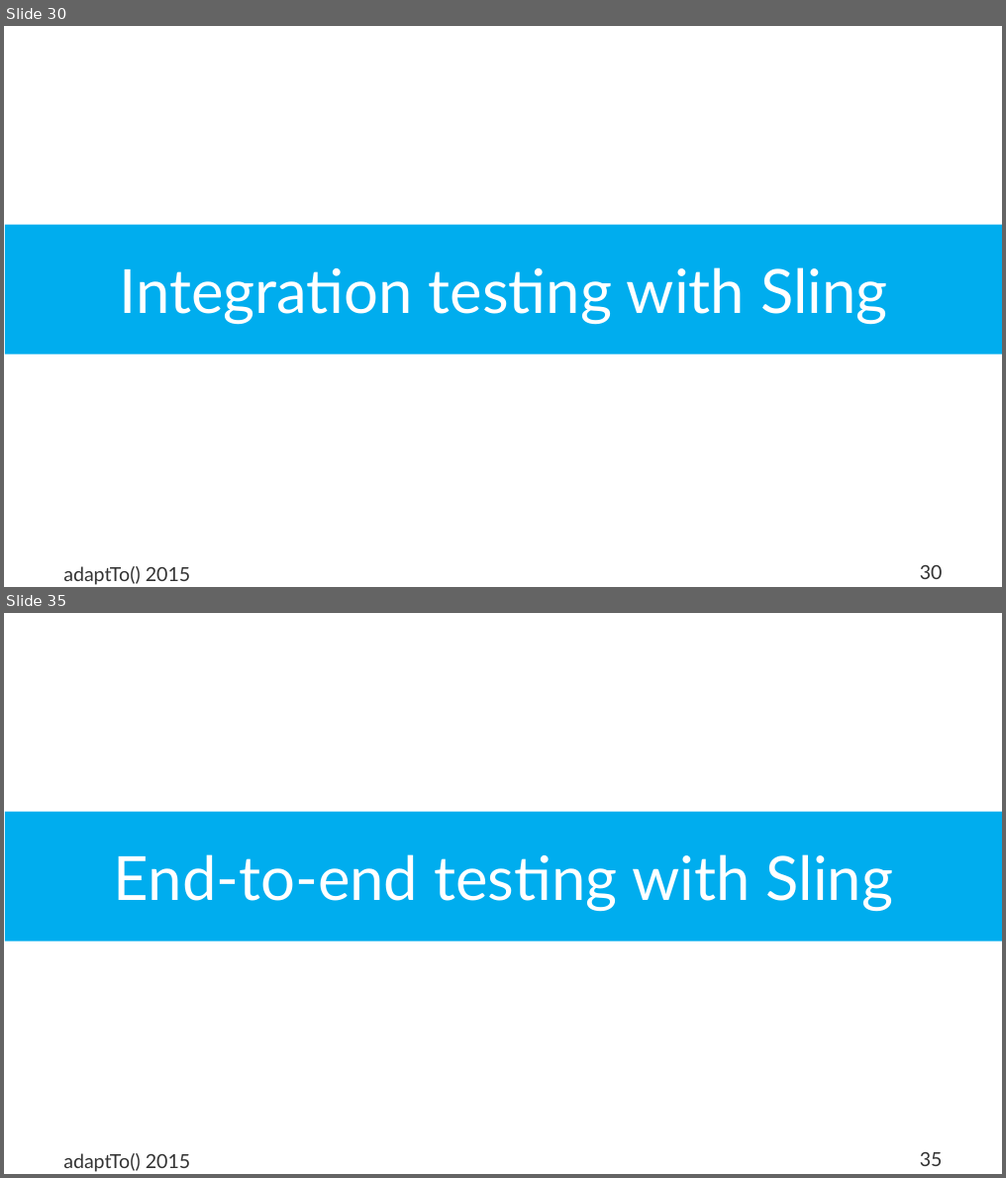
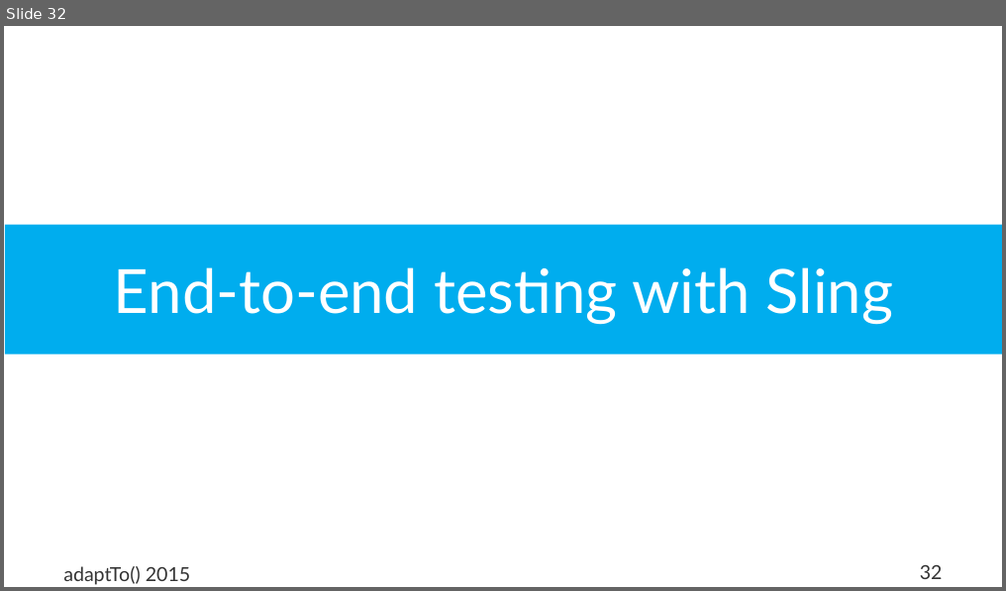
Before and after one commit to rombert/talks, a slide deck: adaptTo2015/How_Do_I_Test_My_Sling_Application-Robert_Munteanu_unedited.odp. Shown one above the other, each under a label of ours: slides 30 and 35 before the commit, slide 32 after it; the slides between them are not shown. The pictures are 1006x1178 and 1006x591 pixels, drawn with LibreOffice and Linux fonts; fonts in the diff are those of the drawing; background and template pictures are left out. Boxes give left, top, right and bottom in pixels: in the first picture for what was removed or moved away, otherwise in the second. Text is boxed around its words. In the diff, an @@ line names an element or a change of style, - is before the commit and + after.

```diff
--- a/adaptTo2015/How_Do_I_Test_My_Sling_Application-Robert_Munteanu_unedited.odp
+++ b/adaptTo2015/How_Do_I_Test_My_Sling_Application-Robert_Munteanu_unedited.odp
@@ slide 30 removed at [4,26,1002,587], background #FFFFFF; not listed: 2 template elements that a slide beside it also shows @@
@@ title removed at [5,225,1002,355] @@
-Integration testing with Sling
@@ what was slide 35 is now slide 32 @@
@@ page number at [920,566,943,579]: text changed @@
-35
+32
```
Also in this commit, not shown: 6 slides changed, 3 slides added, 4 other slides removed, 1 other file.
